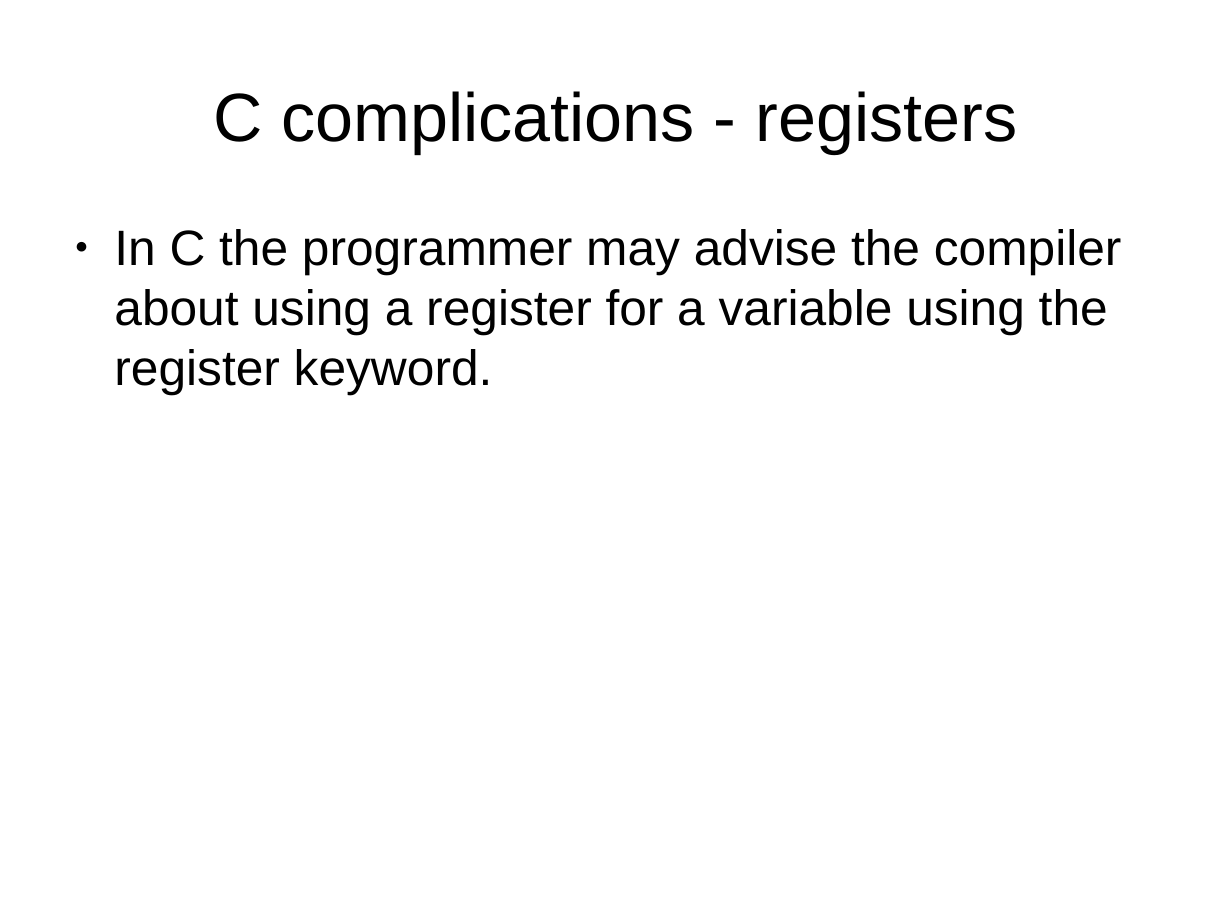
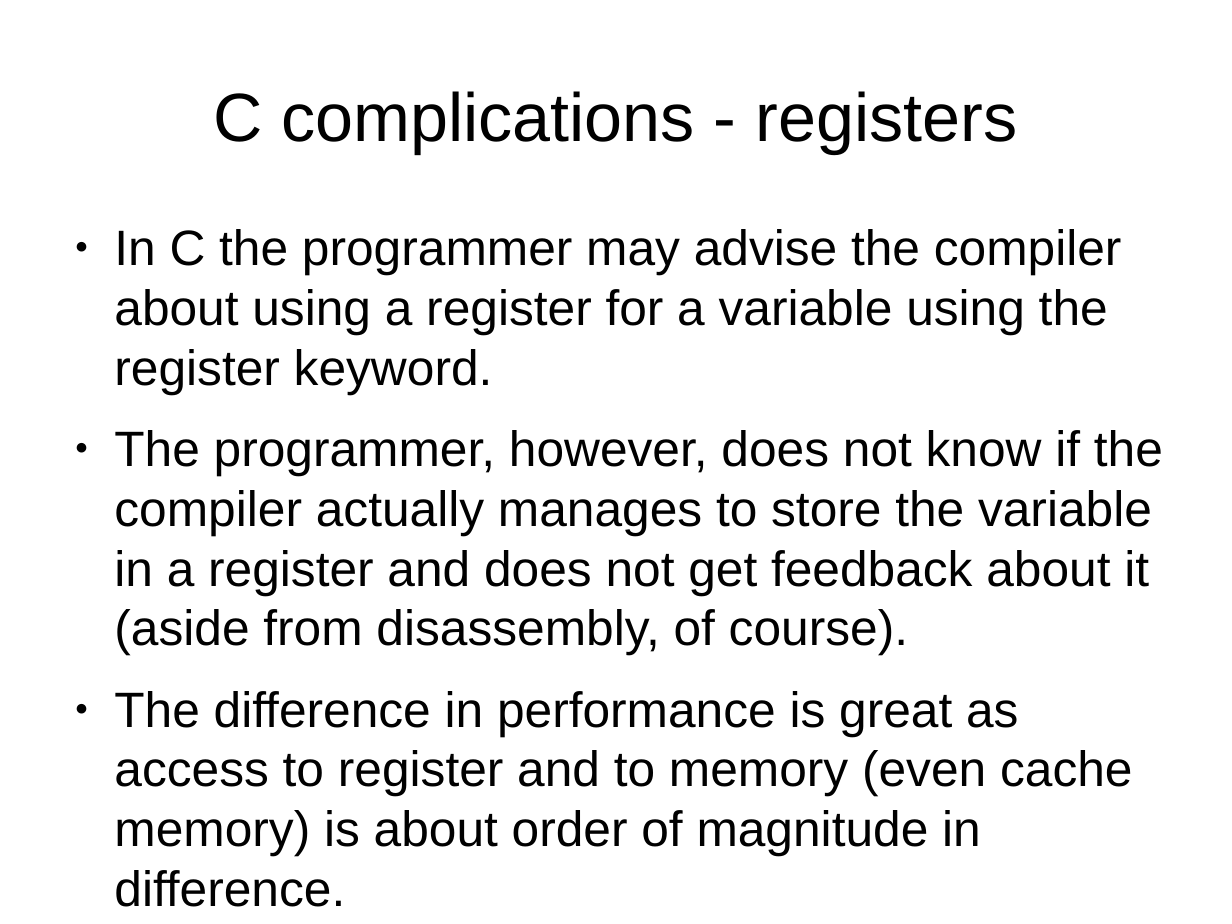
Before and after one commit to veltzer/demos, a slide deck: slide 24 of cpp/multi_core/effective_cplusplus.odp (slide 22 before the commit). Drawn at 1232x924 pixels with LibreOffice and Linux fonts; fonts in the diff are those of the drawing. Boxes give left, top, right and bottom in pixels: in the first picture for what was removed or moved away, otherwise in the second. Text is boxed around its words. In the diff, an @@ line names an element or a change of style, - is before the commit and + after.

```diff
--- a/cpp/multi_core/effective_cplusplus.odp
+++ b/cpp/multi_core/effective_cplusplus.odp
@@ text at box(114, 430, 1163, 847): paragraphs added @@
+● The programmer, however, does not know if the compiler actually manages to store the variable in a register and does not get feedback about it (aside from disassembly, of course).
+● The difference in performance is great as access to register and to memory (even cache memory) is about order of magnitude in difference.
```
Also in this commit, not shown: 6 other slides changed, 31 slides added, 3 other files.
